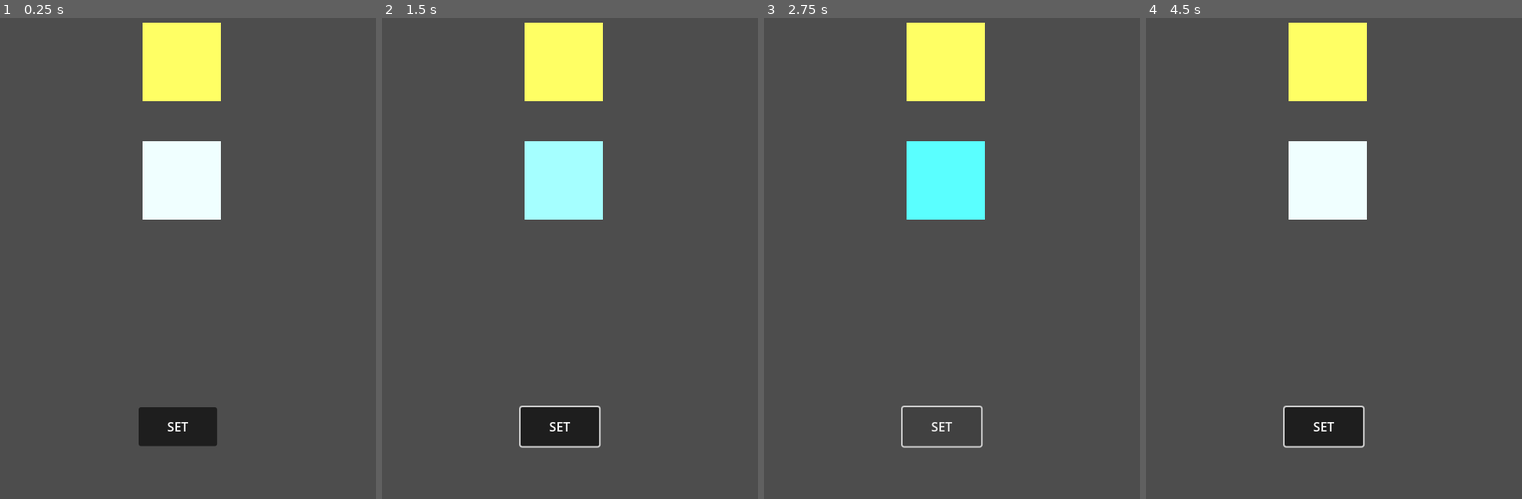
Above: before the commit, frames 1-4 (left to right).
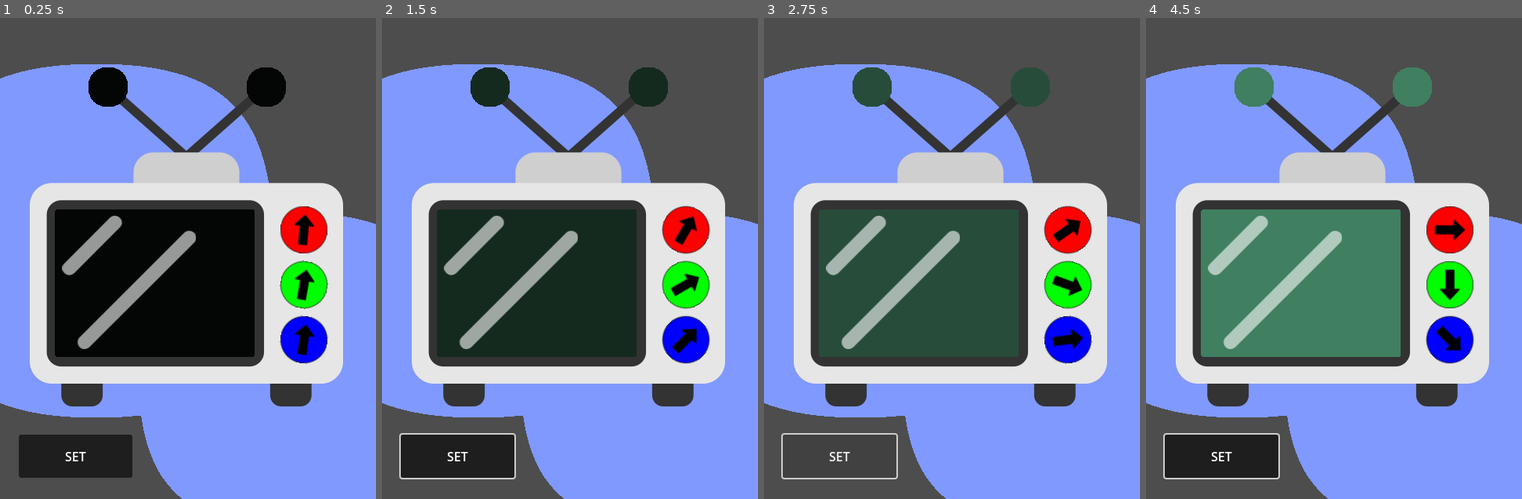
Above: after the commit, the same moments.

Repository: McRavenberry/ChromaDials
Game: Godot game, scene res://level_01.tscn
The game is run twice, just before and just after one commit, with the same random seed, the same clock (stepped at 60 frames per second) and the same inputs.
Inputs:
- Up to frame 1 (0.25 s): no input
- Up to frame 2 (1.5 s): click "SET" at 0.5 s; click "SET" at 1.25 s
- Up to frame 3 (2.75 s): click "SET" at 2 s
- Up to frame 4 (4.5 s): tap Enter at 4.25 s

The runs differ from the first frame. In frame 1, 79% of the frame differs, in the area x 0-100%, y 0-100%; in frame 2, 79%; in frame 3, 76%; in frame 4, 79%.

Commit message:
Dials
The dials automatically spin and change the RGB color  values, which update the screen the antennae knobs.

Diff:
--- /dev/null
+++ b/dial.tscn
@@ -0,0 +1,8 @@
+[gd_scene load_steps=3 format=3 uid="uid://bdinvjlgfw432"]
+
+[ext_resource type="Texture2D" uid="uid://d4k7vtcbr342b" path="res://assets/dial_50.png" id="1_w4vbj"]
+[ext_resource type="Script" path="res://scripts/dial.gd" id="2_x6cr4"]
+
+[node name="dial" type="Sprite2D"]
+texture = ExtResource("1_w4vbj")
+script = ExtResource("2_x6cr4")
--- /dev/null
+++ b/knob.tscn
@@ -0,0 +1,8 @@
+[gd_scene load_steps=3 format=3 uid="uid://ducdviyy4w4ds"]
+
+[ext_resource type="Texture2D" uid="uid://c2rwtcfjaq75a" path="res://assets/knob.png" id="1_2e6vg"]
+[ext_resource type="Script" path="res://scripts/knob.gd" id="2_kl10j"]
+
+[node name="knob" type="Sprite2D"]
+texture = ExtResource("1_2e6vg")
+script = ExtResource("2_kl10j")
--- a/level_01.tscn
+++ b/level_01.tscn
@@ -1,20 +1,36 @@
-[gd_scene load_steps=4 format=3 uid="uid://dty3y8k3g17o"]
+[gd_scene load_steps=8 format=3 uid="uid://dty3y8k3g17o"]
 
+[ext_resource type="Script" path="res://scripts/level_01.gd" id="1_ftior"]
 [ext_resource type="PackedScene" uid="uid://cp0nnr1r6vf21" path="res://set_button.tscn" id="1_wfyq3"]
-[ext_resource type="Script" path="res://level_01.gd" id="1_yslp2"]
-[ext_resource type="PackedScene" uid="uid://dw50tqcrnwvgi" path="res://tile.tscn" id="2_iojmu"]
+[ext_resource type="Texture2D" uid="uid://rp7tl1a10vur" path="res://assets/bgblob_400.png" id="3_5lhfg"]
+[ext_resource type="Script" path="res://scripts/Bgblob450.gd" id="3_h1bv4"]
+[ext_resource type="Texture2D" uid="uid://bos8l2gc701bi" path="res://assets/bgblob_450.png" id="4_xkxig"]
+[ext_resource type="Script" path="res://scripts/Bgblob400.gd" id="5_enwnx"]
+[ext_resource type="PackedScene" uid="uid://bya5h8kx66v8c" path="res://tv.tscn" id="13_hku8n"]
 
 [node name="level01" type="Node2D"]
-script = ExtResource("1_yslp2")
+script = ExtResource("1_ftior")
+
+[node name="bgb" type="Node" parent="."]
+
+[node name="Bgblob450" type="Sprite2D" parent="bgb" groups=["bg"]]
+z_index = -10
+position = Vector2(123, 391)
+texture = ExtResource("4_xkxig")
+script = ExtResource("3_h1bv4")
+
+[node name="Bgblob400" type="Sprite2D" parent="bgb" groups=["bg"]]
+z_index = -10
+position = Vector2(377, 556)
+texture = ExtResource("3_5lhfg")
+script = ExtResource("5_enwnx")
 
 [node name="SetButton" parent="." instance=ExtResource("1_wfyq3")]
-offset_left = 176.92
-offset_top = 603.2
-offset_right = 277.08
-offset_bottom = 652.8
+offset_left = 24.0
+offset_top = 638.0
+offset_right = 169.0
+offset_bottom = 693.0
+action_mode = 0
 
-[node name="player_color" parent="." instance=ExtResource("2_iojmu")]
-position = Vector2(232, 314)
-
-[node name="target_color" parent="." instance=ExtResource("2_iojmu")]
-position = Vector2(232, 163)
+[node name="TV" parent="." instance=ExtResource("13_hku8n")]
+position = Vector2(238, 387)
--- /dev/null
+++ b/screen.tscn
@@ -0,0 +1,9 @@
+[gd_scene load_steps=3 format=3 uid="uid://cx315mcunh21a"]
+
+[ext_resource type="Texture2D" uid="uid://cda26c1cry6x4" path="res://assets/screen_300.png" id="1_alaa8"]
+[ext_resource type="Script" path="res://scripts/Screen300.gd" id="2_vro2h"]
+
+[node name="screen" type="Sprite2D"]
+scale = Vector2(0.85, 0.85)
+texture = ExtResource("1_alaa8")
+script = ExtResource("2_vro2h")
--- a/level_01.gd
+++ b/scripts/Bgblob400.gd
@@ -1,4 +1,7 @@
-extends Node2D
+extends Sprite2D
+var r:float = 1.0
+var g:float = 1.0
+var b:float = 1.0
 
 
 # Called when the node enters the scene tree for the first time.
@@ -8,9 +11,4 @@
 
 # Called every frame. 'delta' is the elapsed time since the previous frame.
 func _process(delta):
-	$target_color.b = 100
-
-	if $player_color.r <= 0:
-		$player_color.r = 255
-	$player_color.r -= int(delta*100)
-	print($player_color.r)
+	set_modulate(Color(r,g,b,255))
--- /dev/null
+++ b/scripts/Bgblob450.gd
@@ -0,0 +1,14 @@
+extends Sprite2D
+var r:float = 1.0
+var g:float = 1.0
+var b:float = 1.0
+
+
+# Called when the node enters the scene tree for the first time.
+func _ready():
+	pass # Replace with function body.
+
+
+# Called every frame. 'delta' is the elapsed time since the previous frame.
+func _process(delta):
+	set_modulate(Color(r,g,b,255))
--- /dev/null
+++ b/scripts/Screen300.gd
@@ -0,0 +1,22 @@
+extends Sprite2D
+var r:float = 1.0
+var g:float = 1.0
+var b:float = 1.0
+var h:float = 359
+var s:float = 100
+var v:float = 100
+var a:float = 255
+
+
+# Called when the node enters the scene tree for the first time.
+func _ready():
+	pass # Replace with function body.
+
+
+# Called every frame. 'delta' is the elapsed time since the previous frame.
+func _process(delta):
+	set_modulate(Color(r,g,b,255))
+#	set_modulate(Color.from_hsv(h,s,v,a))
+#	h = get_node().degs
+#	print(h)
+#	print(Color.from_hsv(h,s,v,a))
--- /dev/null
+++ b/scripts/dial.gd
@@ -0,0 +1,24 @@
+extends Sprite2D
+var degs:float = 0.0
+@export var cw:bool = true
+@export var run:bool = true
+@export var speed:int = 30
+
+# Called when the node enters the scene tree for the first time.
+func _ready():
+	pass # Replace with function body.
+
+
+# Called every frame. 'delta' is the elapsed time since the previous frame.
+func _process(delta):
+	if run:
+		if cw:
+			rotation_degrees += delta * speed
+#		else:
+#			rotation_degrees -= delta * speed
+#		if rotation_degrees > 360:
+#			cw = false
+#		if rotation_degrees < 0:
+#			cw = true
+		degs = rotation_degrees
+#		print(degs)
--- /dev/null
+++ b/scripts/knob.gd
@@ -0,0 +1,14 @@
+extends Sprite2D
+var r:float = 1.0
+var g:float = 1.0
+var b:float = 1.0
+
+
+# Called when the node enters the scene tree for the first time.
+func _ready():
+	pass # Replace with function body.
+
+
+# Called every frame. 'delta' is the elapsed time since the previous frame.
+func _process(delta):
+	set_modulate(Color(r,g,b,255))
--- /dev/null
+++ b/scripts/level_01.gd
@@ -0,0 +1,55 @@
+extends Node2D
+
+
+# Called when the node enters the scene tree for the first time.
+func _ready():
+	pass # Replace with function body.
+
+
+# Called every frame. 'delta' is the elapsed time since the previous frame.
+func _process(delta):
+
+#	for dial in get_tree().get_nodes_in_group("screen"):
+#		get_node("TV/screen").r = dial.degs / 360.0
+#		get_node("TV/screen").g = dial.degs / 360.0
+#		get_node("TV/screen").b = dial.degs / 360.0
+#	get_node("TV/screen").r = get_node("dials/red_dial").degs / 360.0
+#	get_node("TV/screen").b = get_node("dials/blue_dial").degs / 360.0
+#	get_node("TV/screen").g = get_node("dials/green_dial").degs / 360.0
+#	for dial in get_tree().get_nodes_in_group("dial"):
+
+	var hr:float = get_node("TV/red_dial").degs
+	var hg:float = get_node("TV/green_dial").degs
+	var hb:float = get_node("TV/blue_dial").degs
+	print(hr)
+
+	get_node("TV/screen").r = get_node("TV/red_dial").degs / 360.0
+#	get_node("TV/screen").h = (hr + hg + hb) / 3
+	get_node("TV/left_knob").r = get_node("TV/red_dial").degs / 360.0
+	get_node("TV/right_knob").r = get_node("TV/red_dial").degs / 360.0
+
+	get_node("TV/screen").g = get_node("TV/green_dial").degs / 360.0
+	get_node("TV/left_knob").g = get_node("TV/green_dial").degs / 360.0
+	get_node("TV/right_knob").g = get_node("TV/green_dial").degs / 360.0
+
+	get_node("TV/screen").b = get_node("TV/blue_dial").degs / 360.0
+	get_node("TV/left_knob").b = get_node("TV/blue_dial").degs / 360.0
+	get_node("TV/right_knob").b = get_node("TV/blue_dial").degs / 360.0
+
+#	get_node("TV/screen").h = (hr + hg + hb) / 3
+#	for screen in get_tree().get_nodes_in_group("screen"):
+#		for knob in get_tree().get_nodes_in_group("knob"):
+#			var degrees = 324
+#			knob.r = dial.degs / 360.0
+#			knob.g = dial.degs / 360.0
+#			knob.b = dial.degs / 360.0
+#			screen.r = dial.degs / 360.0
+#			screen.g = dial.degs / 360.0
+#			screen.b = dial.degs / 360.0
+#			print(dial.degs)
+
+	for bgb in get_tree().get_nodes_in_group("bg"):
+		bgb.r = 0.5
+		bgb.g = 0.6
+		bgb.b = 1.0
+#	$target_color.b = 100
--- a/set_button.tscn
+++ b/set_button.tscn
@@ -2,14 +2,14 @@
 
 [node name="SetButton" type="Button"]
 anchors_preset = -1
-anchor_left = -0.104
-anchor_top = -0.035
-anchor_right = 0.104
-anchor_bottom = 0.035
-offset_left = -50.08
-offset_top = -24.8
-offset_right = 50.08
-offset_bottom = 24.8
+anchor_left = -0.174
+anchor_top = -0.087
+anchor_right = 0.174
+anchor_bottom = 0.087
+offset_left = 0.32
+offset_top = 0.160004
+offset_right = -0.32
+offset_bottom = -0.160004
 toggle_mode = true
 button_pressed = true
 text = "SET"
--- a/tile.tscn
+++ /dev/null
@@ -1,8 +0,0 @@
-[gd_scene load_steps=3 format=3 uid="uid://dw50tqcrnwvgi"]
-
-[ext_resource type="Texture2D" uid="uid://f67ffa37bj0q" path="res://assets/white_square_100.png" id="1_erdqi"]
-[ext_resource type="Script" path="res://tile.gd" id="2_cbhfr"]
-
-[node name="tile" type="Sprite2D"]
-texture = ExtResource("1_erdqi")
-script = ExtResource("2_cbhfr")
--- /dev/null
+++ b/tv.tscn
@@ -0,0 +1,43 @@
+[gd_scene load_steps=6 format=3 uid="uid://bya5h8kx66v8c"]
+
+[ext_resource type="Texture2D" uid="uid://c0lvsgx23cyr" path="res://assets/tv_400.png" id="1_4e727"]
+[ext_resource type="Texture2D" uid="uid://b4w7gn5qk0q8w" path="res://assets/reflection_171.png" id="2_xdc2g"]
+[ext_resource type="PackedScene" uid="uid://cx315mcunh21a" path="res://screen.tscn" id="3_gnpn1"]
+[ext_resource type="PackedScene" uid="uid://bdinvjlgfw432" path="res://dial.tscn" id="4_1xrlx"]
+[ext_resource type="PackedScene" uid="uid://ducdviyy4w4ds" path="res://knob.tscn" id="5_6pbs1"]
+
+[node name="TV" type="Sprite2D"]
+texture = ExtResource("1_4e727")
+
+[node name="screen" parent="." groups=["screen"] instance=ExtResource("3_gnpn1")]
+position = Vector2(-40, 58)
+
+[node name="red_dial" parent="." groups=["dial"] instance=ExtResource("4_1xrlx")]
+modulate = Color(1, 0, 0, 1)
+position = Vector2(150, -10)
+scale = Vector2(1.2, 1.2)
+speed = 20
+
+[node name="green_dial" parent="." groups=["dial"] instance=ExtResource("4_1xrlx")]
+modulate = Color(0, 1, 0, 1)
+position = Vector2(150, 60)
+scale = Vector2(1.2, 1.2)
+speed = 40
+
+[node name="blue_dial" parent="." groups=["dial"] instance=ExtResource("4_1xrlx")]
+modulate = Color(0, 0, 1, 1)
+position = Vector2(150, 130)
+scale = Vector2(1.2, 1.2)
+
+[node name="left_knob" parent="." groups=["knob"] instance=ExtResource("5_6pbs1")]
+position = Vector2(-100, -192)
+scale = Vector2(1.05, 1.05)
+
+[node name="right_knob" parent="." groups=["knob"] instance=ExtResource("5_6pbs1")]
+position = Vector2(102, -192)
+scale = Vector2(1.05, 1.05)
+
+[node name="reflection" type="Sprite2D" parent="."]
+modulate = Color(1, 1, 1, 0.588235)
+position = Vector2(-73, 57)
+texture = ExtResource("2_xdc2g")
Binary file added: assets/bgblob_350.png
Not shown, added: assets/bgblob_350.png.import
Binary file added: assets/bgblob_400.png
Not shown, added: assets/bgblob_400.png.import
Binary file added: assets/bgblob_450.png
Not shown, added: assets/bgblob_450.png.import
Binary file added: assets/dial_100.png
Not shown, added: assets/dial_100.png.import
Binary file added: assets/dial_50.png
Not shown, added: assets/dial_50.png.import
Binary file added: assets/knob.png
Not shown, added: assets/knob.png.import
(and 15 more such lines)
